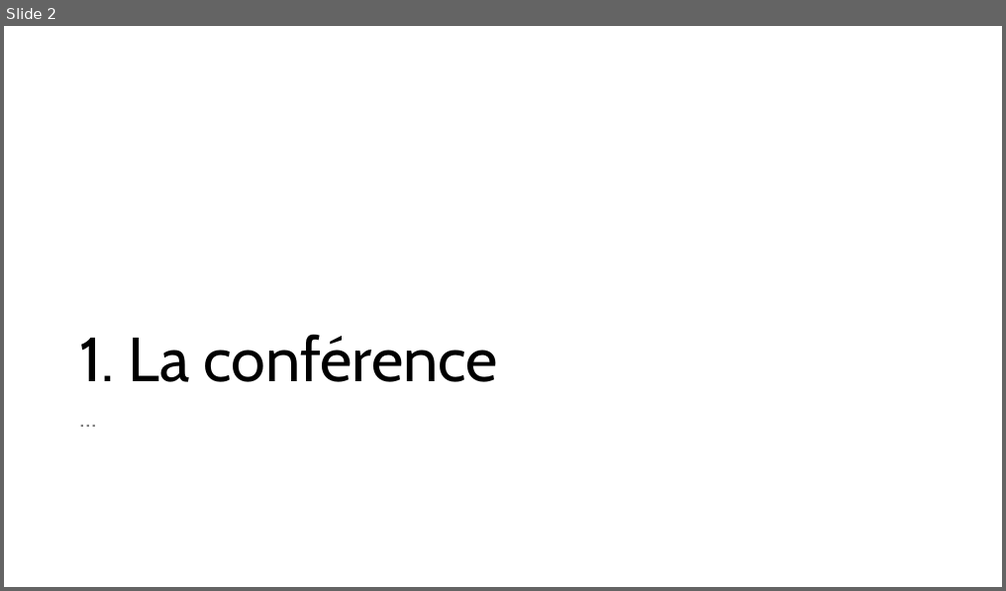
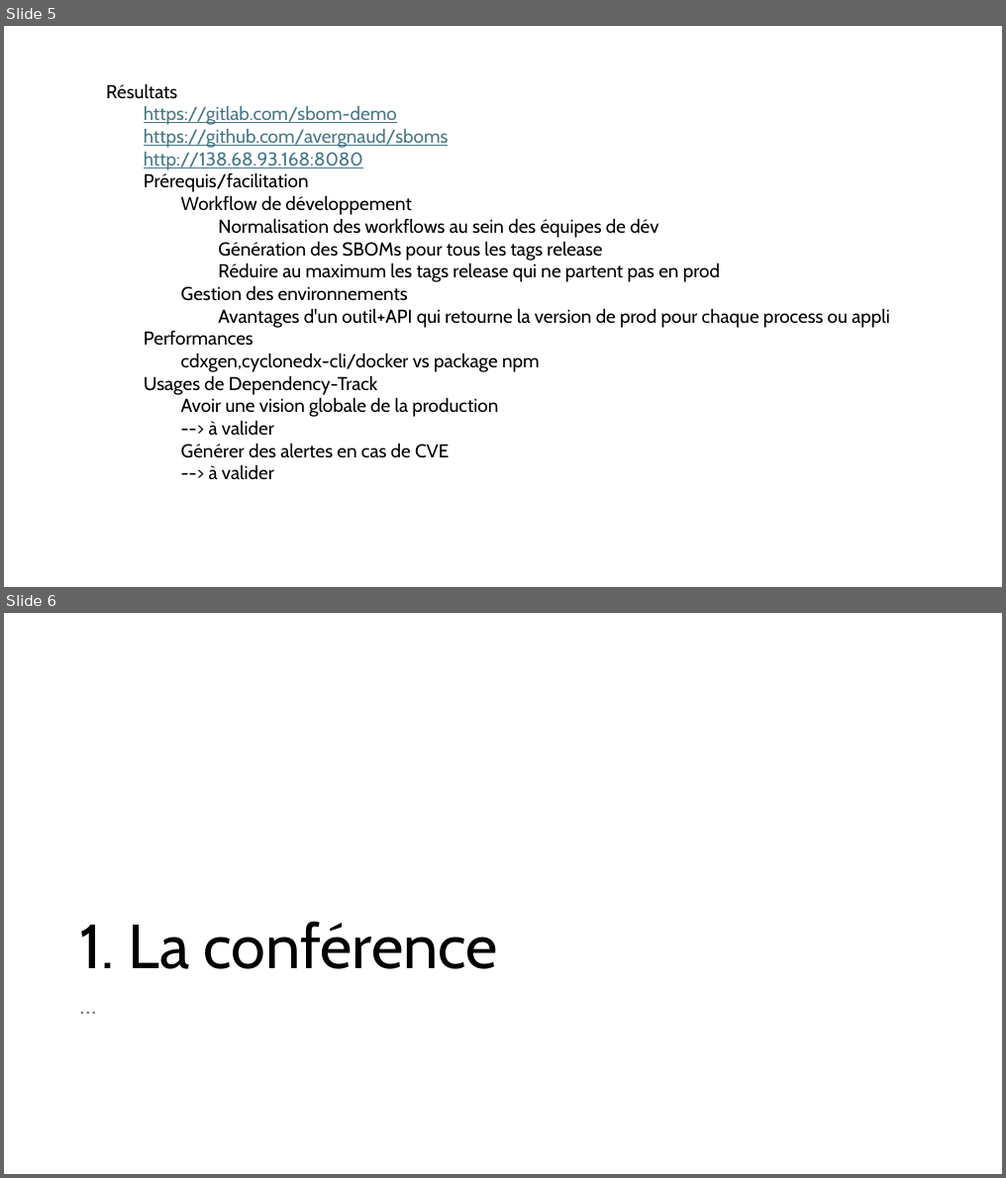
Before and after one commit to avergnaud/sboms, a slide deck: SBOM.pptx. Shown one above the other, each under a label of ours: slide 2 before the commit, slides 5 and 6 after it. The pictures are 1006x591 and 1006x1178 pixels, drawn with LibreOffice and Linux fonts; fonts in the diff are those of the drawing. Boxes give left, top, right and bottom in pixels: in the first picture for what was removed or moved away, otherwise in the second. Text is boxed around its words. In the diff, an @@ line names an element or a change of style, - is before the commit and + after.

```diff
--- a/SBOM.pptx
+++ b/SBOM.pptx
@@ slide 5 added at (x1=4, y1=26, x2=1002, y2=587), background #FFFFFF @@
@@ text added at (x1=106, y1=83, x2=890, y2=480), 18 pt, text #000000 @@
+Résultats
+  https://gitlab.com/sbom-demo
+  https://github.com/avergnaud/sboms
+  http://138.68.93.168:8080
+  Prérequis/facilitation
+    Workflow de développement
+      Normalisation des workflows au sein des équipes de dév
+      Génération des SBOMs pour tous les tags release
+      Réduire au maximum les tags release qui ne partent pas en prod
+    Gestion des environnements
+      Avantages d'un outil+API qui retourne la version de prod pour chaque process ou appli
+  Performances
+    cdxgen,cyclonedx-cli/docker vs package npm
+  Usages de Dependency-Track
+    Avoir une vision globale de la production
+    --> à valider
+    Générer des alertes en cas de CVE
+    --> à valider
@@ what was slide 2 is now slide 6 @@
```
Also in this commit, not shown: 3 other slides added.
